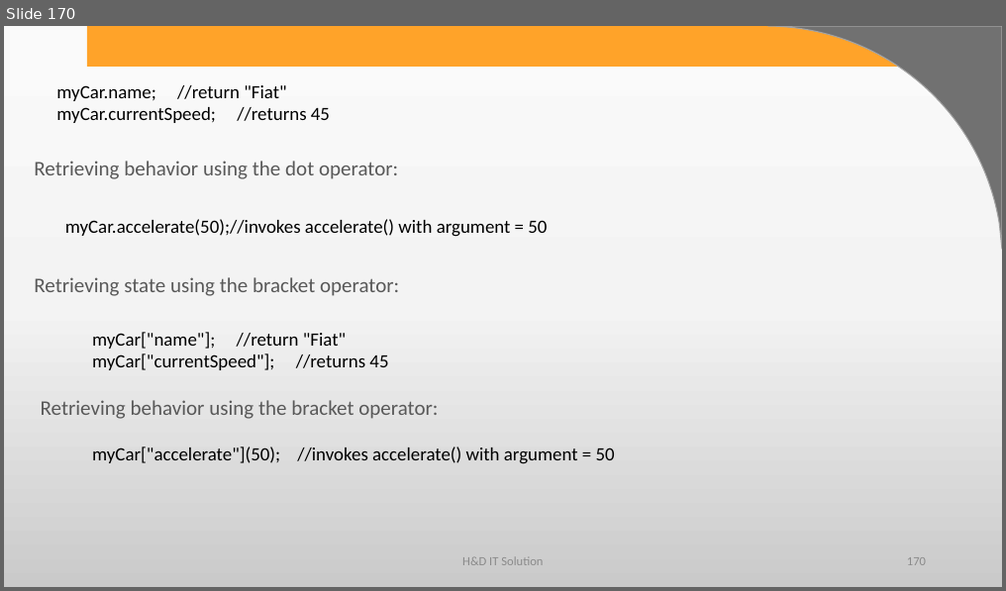
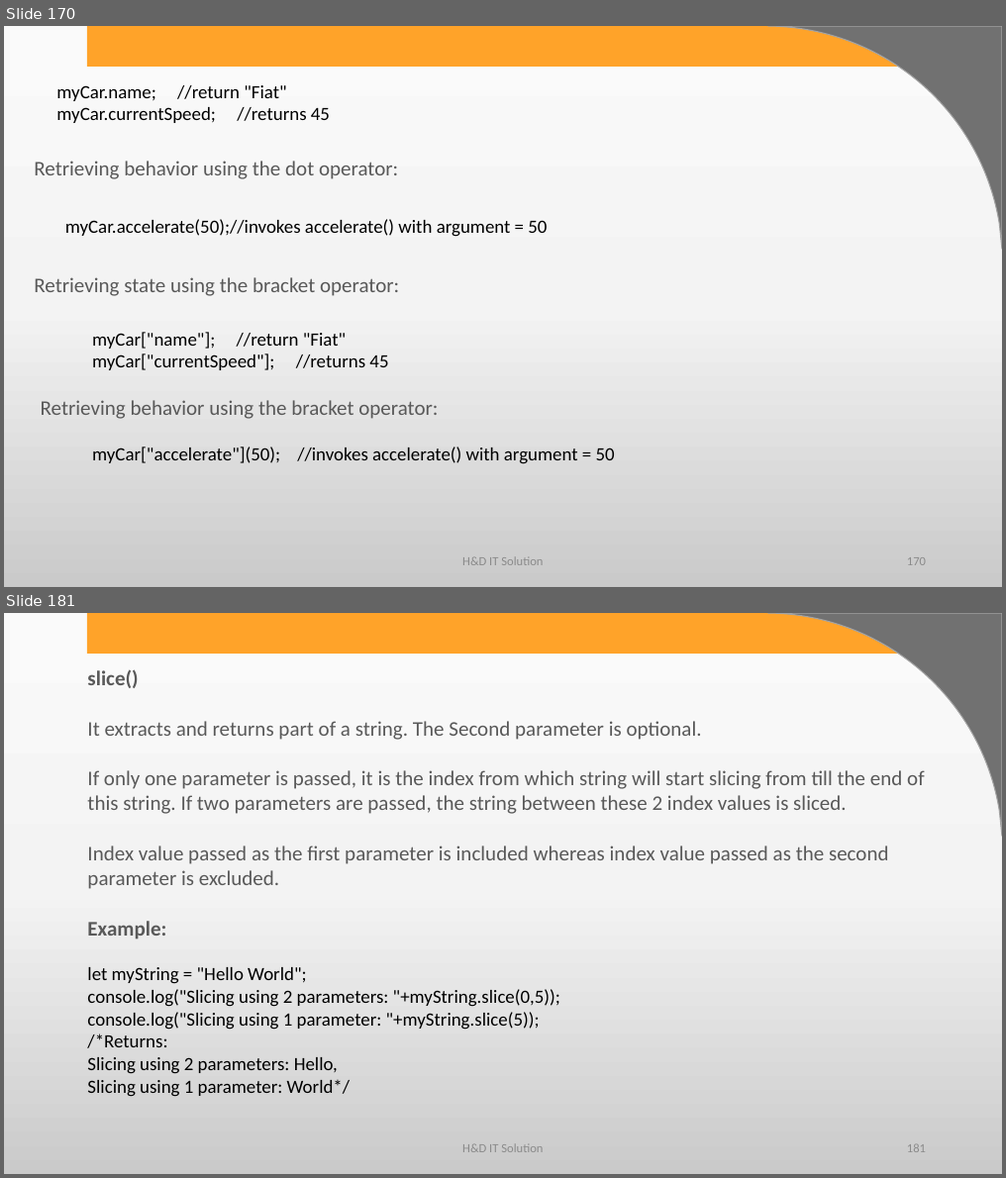
Before and after one commit to harshadasawant/javascript, a slide deck: ppt/JavaScript.pptx. Shown one above the other, each under a label of ours: slide 170 before the commit, slides 170 and 181 after it; the slides between them are not shown. The pictures are 1006x591 and 1006x1178 pixels, drawn with LibreOffice and Linux fonts; fonts in the diff are those of the drawing; background and template pictures are left out. Boxes give left, top, right and bottom in pixels: in the first picture for what was removed or moved away, otherwise in the second. Text is boxed around its words. In the diff, an @@ line names an element or a change of style, - is before the commit and + after.

```diff
--- a/ppt/JavaScript.pptx
+++ b/ppt/JavaScript.pptx
@@ slide 181 added at <box>4,613,1002,1174</box>, background gradient #FBFBFB to #F4F4F4 to #CBCBCB; not listed: 2 template elements that a slide beside it also shows @@
@@ text added at <box>87,669,925,940</box>, 20 pt, text #595959 @@
+slice()
+It extracts and returns part of a string. The Second parameter is optional.
+If only one parameter is passed, it is the index from which string will start slicing from till the end of this string. If two parameters are passed, the string between these 2 index values is sliced.
+Index value passed as the first parameter is included whereas index value passed as the second parameter is excluded.
+Example:
@@ text added at <box>87,967,560,1097</box>, 18 pt, text #000000 @@
+let myString = "Hello World";
+console.log("Slicing using 2 parameters: "+myString.slice(0,5));
+console.log("Slicing using 1 parameter: "+myString.slice(5));
+/*Returns:
+Slicing using 2 parameters: Hello,
+Slicing using 1 parameter: World*/
@@ text added at <box>462,1145,543,1153</box>, 12 pt, text #8C8C8C @@
+H&D IT Solution
@@ page number added at <box>907,1145,926,1153</box>, 12 pt, text #8C8C8C @@
+181
```
Also in this commit, not shown: 31 other slides added, 1 other file.
